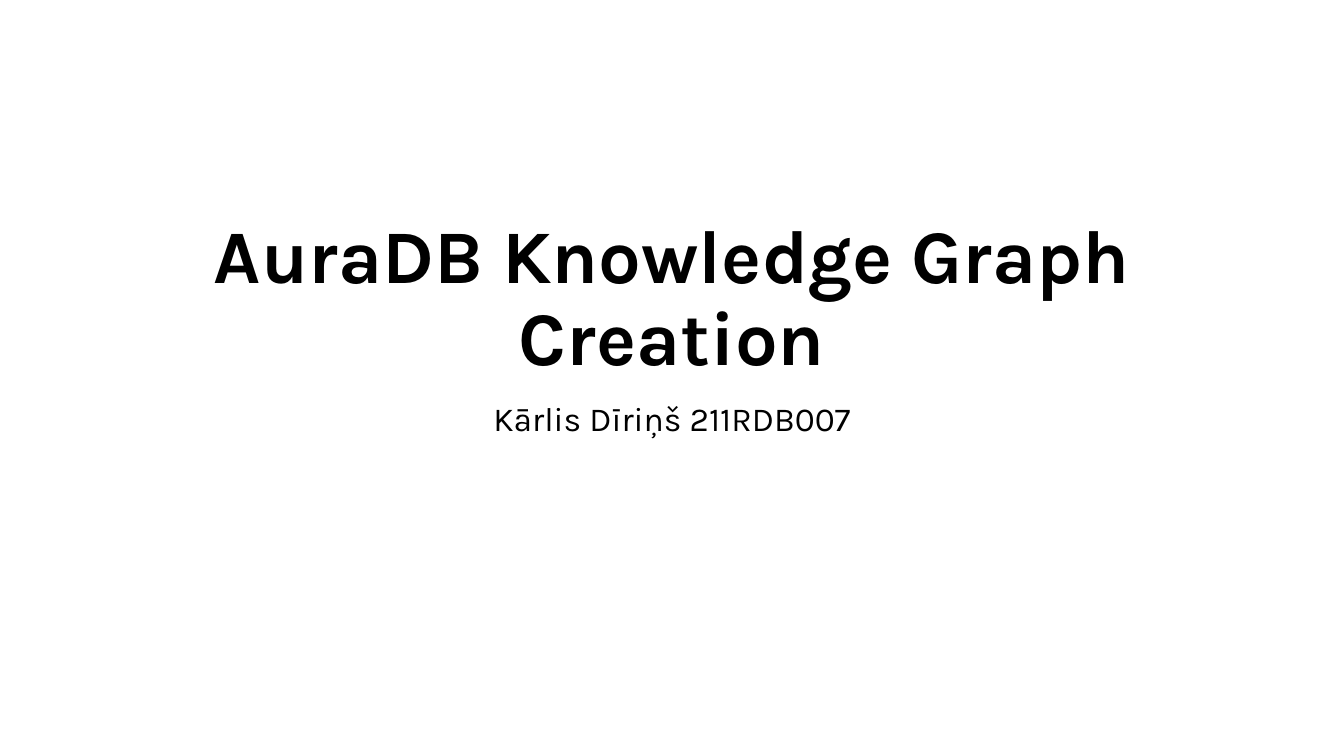
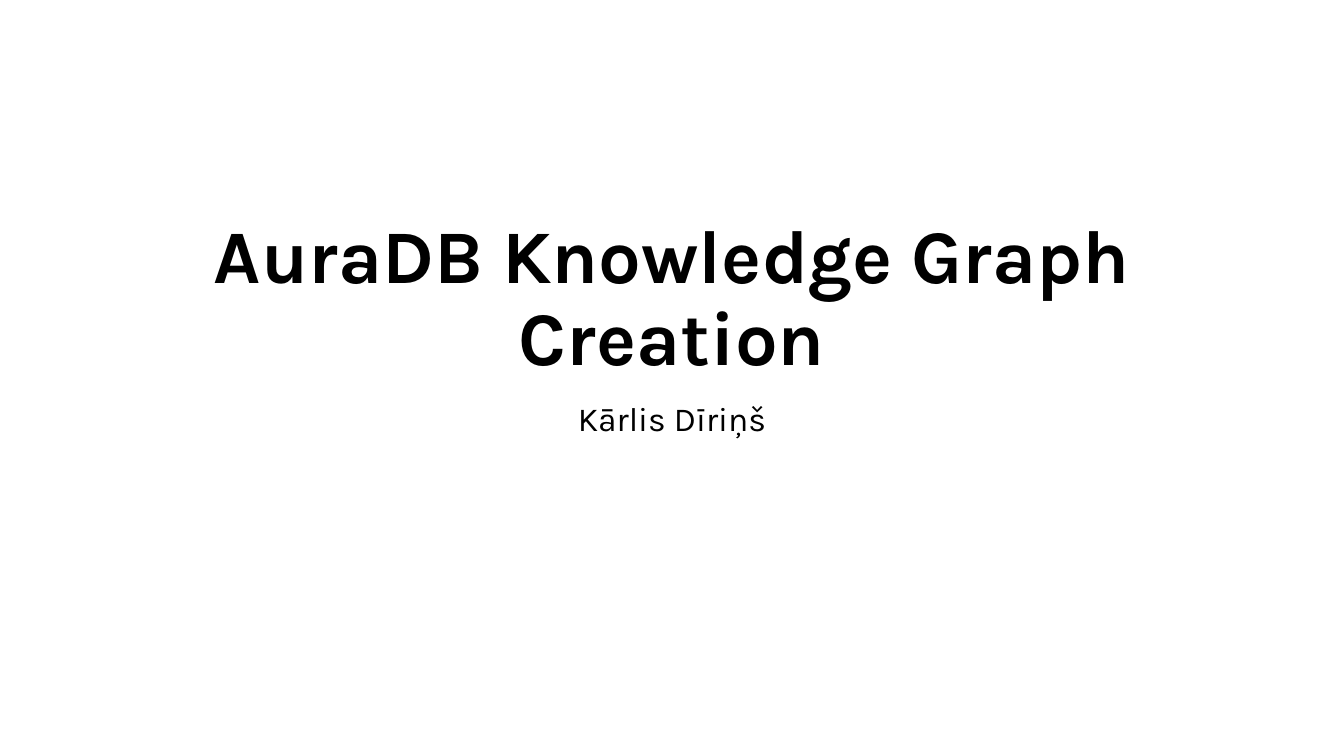
Before and after one commit to kdirins20/Knowledge-Graph-AuraDB, a slide deck: slide 1 of Knowledge Graph_AuraDB.pptx. Drawn at 1344x756 pixels with LibreOffice and Linux fonts; fonts in the diff are those of the drawing. Boxes give left, top, right and bottom in pixels: in the first picture for what was removed or moved away, otherwise in the second. Text is boxed around its words. In the diff, an @@ line names an element or a change of style, - is before the commit and + after.

```diff
--- a/Knowledge Graph_AuraDB.pptx
+++ b/Knowledge Graph_AuraDB.pptx
@@ subtitle at box(578, 406, 766, 439): text changed @@
-Kārlis Dīriņš 211RDB007
+Kārlis Dīriņš
```
